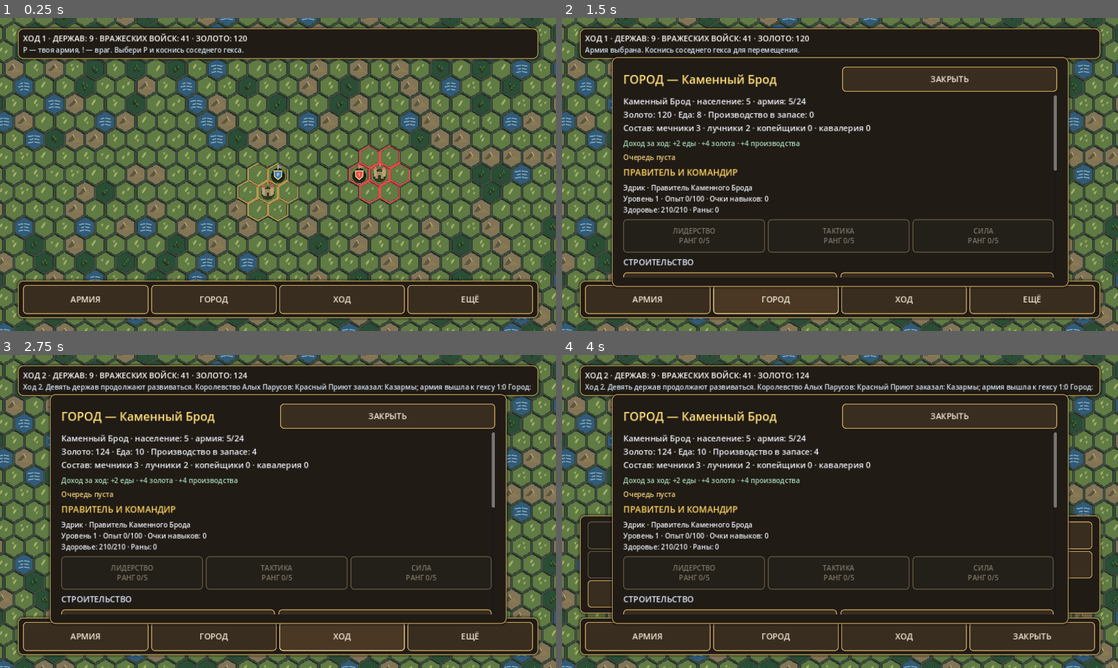
Above: before the commit, frames 1-4 (two rows, left to right).
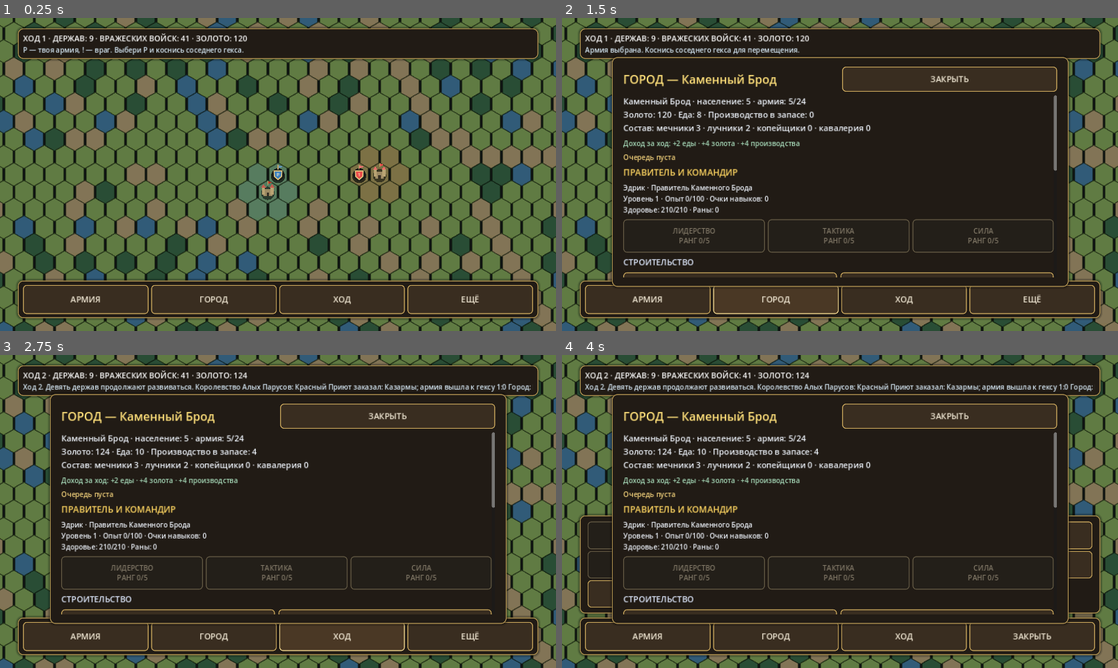
Above: after the commit, the same moments.

Repository: ilonadanelan1-code/-Project-Ember
Game: Godot game, scene res://scenes/strategy_map.tscn
Same seed, same stepped clock (60 frames per second), same inputs: the game is played once before the commit and once after it.
Inputs:
- Up to frame 1 (0.25 s): no input
- Up to frame 2 (1.5 s): click "АРМИЯ" at 0.5 s; click "ГОРОД" at 1.25 s
- Up to frame 3 (2.75 s): click "ХОД" at 2 s
- Up to frame 4 (4 s): click "ЕЩЁ" at 2.75 s; click "НОВАЯ КАМПАНИЯ" at 3.5 s

The runs differ from the first frame. In frame 1, 23% of the frame differs, in the area x 0-100%, y 0-100%; in frame 2, 5.7%; in frame 3, 5.7%; in frame 4, 4.8%.

Commit message:
Batch strategic hex rendering for mobile GPU performance

Diff:
--- /dev/null
+++ b/project_ember/scripts/hex_map_batch_renderer.gd
@@ -0,0 +1,108 @@
+extends Node2D
+class_name HexMapBatchRenderer
+
+## One batched MultiMesh draws every visible strategic hex.
+## No per-cell CanvasItem draw calls or scene nodes are created.
+
+const TEXTURE_WIDTH := 64
+const TEXTURE_HEIGHT := 72
+
+var _instance: MultiMeshInstance2D
+var _multimesh: MultiMesh
+var _hex_texture: ImageTexture
+var _quad: QuadMesh
+var _last_instance_count: int = 0
+var _last_zoom: float = -1.0
+
+
+func _ready() -> void:
+	z_index = -1
+	add_to_group("map_batch_renderer")
+	_quad = QuadMesh.new()
+	_quad.size = Vector2.ONE
+
+	_multimesh = MultiMesh.new()
+	_multimesh.transform_format = MultiMesh.TRANSFORM_2D
+	_multimesh.use_colors = true
+	_multimesh.mesh = _quad
+	_multimesh.instance_count = 0
+
+	_instance = MultiMeshInstance2D.new()
+	_instance.name = "BatchedHexes"
+	_instance.multimesh = _multimesh
+	_instance.texture = _make_hex_texture()
+	_instance.texture_filter = CanvasItem.TEXTURE_FILTER_LINEAR
+	add_child(_instance)
+
+
+func set_tiles(centers: PackedVector2Array, colors: PackedColorArray, tile_size: Vector2, zoom: float) -> void:
+	if not is_instance_valid(_multimesh) or not is_instance_valid(_instance):
+		return
+	var count := mini(centers.size(), colors.size())
+	if _multimesh.instance_count != count:
+		_multimesh.instance_count = count
+	_multimesh.visible_instance_count = count
+	_last_instance_count = count
+	var scaled_size := tile_size * zoom
+	for index in range(count):
+		var center := centers[index]
+		var transform := Transform2D(
+			Vector2(scaled_size.x, 0.0),
+			Vector2(0.0, scaled_size.y),
+			center
+		)
+		_multimesh.set_instance_transform_2d(index, transform)
+		_multimesh.set_instance_color(index, colors[index])
+	_last_zoom = zoom
+
+
+func get_tile_instance_count() -> int:
+	return _last_instance_count
+
+
+func get_batched_draw_count() -> int:
+	return 1 if _last_instance_count > 0 else 0
+
+
+func get_texture() -> Texture2D:
+	return _hex_texture
+
+
+func _make_hex_texture() -> ImageTexture:
+	var image := Image.create(TEXTURE_WIDTH, TEXTURE_HEIGHT, false, Image.FORMAT_RGBA8)
+	image.fill(Color(0.0, 0.0, 0.0, 0.0))
+	var polygon := PackedVector2Array([
+		Vector2(32.0, 2.0),
+		Vector2(59.0, 17.0),
+		Vector2(59.0, 55.0),
+		Vector2(32.0, 70.0),
+		Vector2(5.0, 55.0),
+		Vector2(5.0, 17.0),
+	])
+	var shadow_polygon := PackedVector2Array()
+	for point in polygon:
+		shadow_polygon.append(point + Vector2(0.0, 2.0))
+
+	for y in range(TEXTURE_HEIGHT):
+		for x in range(TEXTURE_WIDTH):
+			var point := Vector2(float(x) + 0.5, float(y) + 0.5)
+			var in_hex := Geometry2D.is_point_in_polygon(point, polygon)
+			var in_shadow := Geometry2D.is_point_in_polygon(point, shadow_polygon)
+			if not in_hex:
+				if in_shadow:
+					image.set_pixel(x, y, Color(0.28, 0.31, 0.28, 0.42))
+				continue
+			var edge_distance := 999.0
+			for edge_index in range(polygon.size()):
+				var a := polygon[edge_index]
+				var b := polygon[(edge_index + 1) % polygon.size()]
+				edge_distance = minf(edge_distance, Geometry2D.get_closest_point_to_segment(point, a, b).distance_to(point))
+			if edge_distance < 2.0:
+				image.set_pixel(x, y, Color(0.54, 0.58, 0.52, 1.0))
+			elif point.y < 13.0:
+				image.set_pixel(x, y, Color(1.0, 1.0, 0.96, 1.0))
+			else:
+				image.set_pixel(x, y, Color.WHITE)
+
+	_hex_texture = ImageTexture.create_from_image(image)
+	return _hex_texture
--- a/project_ember/scripts/perf_overlay.gd
+++ b/project_ember/scripts/perf_overlay.gd
@@ -19,7 +19,7 @@
 	panel.offset_left = UiMetrics.dp(4.0)
 	panel.offset_top = UiMetrics.dp(4.0)
 	panel.offset_right = UiMetrics.dp(365.0)
-	panel.offset_bottom = UiMetrics.dp(126.0)
+	panel.offset_bottom = UiMetrics.dp(150.0)
 	panel.mouse_filter = Control.MOUSE_FILTER_IGNORE
 	panel.theme = UiThemeScript.create_theme(GameSettings.ui_scale)
 	root.add_child(panel)
@@ -49,8 +49,18 @@
 	var video_memory := RenderingServer.get_rendering_info(RenderingServer.RENDERING_INFO_VIDEO_MEM_USED)
 	var static_memory := Performance.get_monitor(Performance.MEMORY_STATIC)
 	var node_count := int(Performance.get_monitor(Performance.OBJECT_NODE_COUNT))
-	_label.text = "FPS: %d · Draw calls: %d\nОбъекты: %d · Примитивы: %d\nУзлы: %d · RAM: %s · GPU: %s" % [
-		fps, draw_calls, objects, primitives, node_count,
+	var process_ms := float(Performance.get_monitor(Performance.TIME_PROCESS)) * 1000.0
+	var map_stats := "Карта: —"
+	for map_renderer in get_tree().get_nodes_in_group("map_batch_renderer"):
+		if is_instance_valid(map_renderer) and map_renderer.has_method("get_tile_instance_count"):
+			map_stats = "Гексы на экране: %d · Батчей рельефа: %d" % [
+				int(map_renderer.call("get_tile_instance_count")),
+				int(map_renderer.call("get_batched_draw_count")),
+			]
+			break
+	_label.text = "FPS: %d · CPU: %.1f ms · Draw calls: %d\\nОбъекты: %d · Примитивы: %d\\nУзлы: %d · RAM: %s · GPU: %s\\n%s" % [
+		fps, process_ms, draw_calls, objects, primitives, node_count,
 		"—" if static_memory <= 0.0 else "%.1f MB" % (float(static_memory) / 1048576.0),
-		"—" if video_memory <= 0 else "%.1f MB" % (float(video_memory) / 1048576.0),
+		"—" if video_memory <= 0 else "%.1f MB" % (video_memory / 1048576.0),
+		map_stats,
 	]
--- a/project_ember/scripts/strategy_map.gd
+++ b/project_ember/scripts/strategy_map.gd
@@ -10,13 +10,14 @@
 const ToastManagerScript = preload("res://scripts/toast_manager.gd")
 const ConfirmDialogScript = preload("res://scripts/confirm_dialog.gd")
 const WorldGeneratorScript = preload("res://scripts/world_generator.gd")
+const HexMapBatchRendererScript = preload("res://scripts/hex_map_batch_renderer.gd")
 
 ## First playable strategic-map slice: a compact axial-hex map, one player army,
 ## one neutral enemy army, turn-based movement and transition to tactical combat.
 
 const MAP_RADIUS := WorldGeneratorScript.WORLD_RADIUS
 const HEX_SIZE := 30.0
-const MAP_ZOOM_MIN := 0.42
+const MAP_ZOOM_MIN := 0.075
 const MAP_ZOOM_MAX := 1.25
 const PLAYER_TEAM_COLOR := Palette.PLAYER_TEAM
 const ENEMY_TEAM_COLOR := Palette.ENEMY_TEAM
@@ -31,6 +32,8 @@
 ]
 
 var _cells: Array[Vector2i] = []
+var _terrain_renderer: HexMapBatchRenderer
+var _owner_lookup: Dictionary = {}
 var _camera_center_world: Vector2 = Vector2.ZERO
 var _map_zoom: float = 0.9
 var _map_mouse_pan: bool = false
@@ -74,6 +77,9 @@
 		CampaignState.new_campaign()
 	_build_map()
 	_camera_center_world = _hex_world_position(CampaignState.player_cell)
+	_terrain_renderer = HexMapBatchRendererScript.new()
+	_terrain_renderer.name = "BatchedWorldTerrain"
+	add_child(_terrain_renderer)
 	_create_ui()
 	add_child(PerfOverlayScript.new())
 	if CampaignState.last_battle_report_pending:
@@ -86,14 +92,26 @@
 
 func _draw() -> void:
 	_cells = _get_visible_map_cells()
-	for cell in _cells:
-		_draw_hex_tile(cell)
-		var owner_id := CampaignState.get_world_owner_at(cell)
+	_refresh_owner_lookup()
+	var centers := PackedVector2Array()
+	var colors := PackedColorArray()
+	centers.resize(_cells.size())
+	colors.resize(_cells.size())
+	for index in range(_cells.size()):
+		var cell: Vector2i = _cells[index]
+		centers[index] = _hex_center(cell)
+		var tint := _terrain_color(CampaignState.get_world_terrain(cell))
+		var owner_id := int(_owner_lookup.get(cell, -1))
 		if owner_id == -2:
-			draw_polyline(_closed_polygon(_hex_points(_hex_center(cell))), Palette.MAP_CLAIM_BORDER, maxf(1.0, 2.0 * _map_zoom), true)
+			tint = tint.lerp(PLAYER_TEAM_COLOR, 0.22)
 		elif owner_id >= 0:
-			draw_polyline(_closed_polygon(_hex_points(_hex_center(cell))), _kingdom_color(owner_id), maxf(1.0, 2.0 * _map_zoom), true)
-
+			tint = tint.lerp(_kingdom_color(owner_id), 0.20)
+		colors[index] = tint
+	if is_instance_valid(_terrain_renderer):
+		_terrain_renderer.set_tiles(centers, colors, Vector2(56.0, 64.0), _map_zoom)
+
+	# Only strategic entities use individual drawing commands. The thousands of
+	# terrain hexes above are submitted by one MultiMesh draw batch.
 	for city_data in CampaignState.cities:
 		var cell := WorldGeneratorScript.array_to_cell(city_data.get("cell", []))
 		var center := _hex_center(cell)
@@ -130,6 +148,24 @@
 			if _is_traversable(neighbor) and CampaignState.get_kingdom_index_at_army(neighbor) < 0:
 				draw_colored_polygon(_hex_points(_hex_center(neighbor)), Palette.MAP_MOVE_FILL)
 				draw_polyline(_closed_polygon(_hex_points(_hex_center(neighbor))), Palette.MAP_MOVE_BORDER, maxf(1.0, 2.3 * _map_zoom), true)
+
+
+func _refresh_owner_lookup() -> void:
+	_owner_lookup.clear()
+	var claim_offsets: Array[Vector2i] = [Vector2i.ZERO]
+	claim_offsets.append_array(NEIGHBOR_OFFSETS)
+	for city_data in CampaignState.cities:
+		var capital_cell := WorldGeneratorScript.array_to_cell(city_data.get("cell", []))
+		for offset in claim_offsets:
+			_owner_lookup[capital_cell + offset] = -2
+	for kingdom_index in range(CampaignState.kingdoms.size()):
+		var kingdom: Dictionary = CampaignState.kingdoms[kingdom_index]
+		for city_data in kingdom.get("cities", []):
+			var city_cell := WorldGeneratorScript.array_to_cell(city_data.get("cell", []))
+			for offset in claim_offsets:
+				var claimed_cell := city_cell + offset
+				if not _owner_lookup.has(claimed_cell):
+					_owner_lookup[claimed_cell] = kingdom_index
 
 
 func _get_visible_map_cells() -> Array[Vector2i]:
@@ -185,78 +221,10 @@
 	return Color.from_hsv(float(posmod(index, WorldGeneratorScript.KINGDOM_COUNT)) / float(WorldGeneratorScript.KINGDOM_COUNT), 0.68, 0.92, 1.0)
 
 
-func _draw_hex_tile(cell: Vector2i) -> void:
-	var center := _hex_center(cell)
-	var kind := CampaignState.get_world_terrain(cell)
-	var points := _hex_points(center)
-	var shadow := PackedVector2Array()
-	var inner := PackedVector2Array()
-	for point in points:
-		shadow.append(point + Vector2(0.0, 4.0 * _map_zoom))
-		inner.append(center + (point - center) * 0.91)
-	draw_colored_polygon(shadow, Palette.MAP_HEX_SHADOW)
-	draw_colored_polygon(points, Palette.MAP_HEX_BASE)
-	draw_colored_polygon(inner, _terrain_color(kind))
-	draw_polyline(_closed_polygon(points), Palette.MAP_HEX_OUTLINE, maxf(0.7, 1.4 * _map_zoom), true)
-	# On a continent-wide view, skip tiny decorative strokes and keep the terrain silhouette.
-	if _map_zoom < 0.58:
-		return
-	match kind:
-		"forest":
-			for index in range(3):
-				var offset := Vector2(float(posmod(cell.x * 13 + cell.y * 7 + index * 11, 17) - 8), float(posmod(cell.x * 5 - cell.y * 9 + index * 7, 15) - 7))
-				_draw_map_tree(center + offset * (0.72 * _map_zoom), (0.72 + float(index % 2) * 0.12) * _map_zoom)
-		"hills":
-			_draw_map_hills(center, cell)
-		"water":
-			_draw_map_water(center, cell)
-		_:
-			_draw_map_grass(center, cell)
-
-
-func _draw_map_grass(center: Vector2, cell: Vector2i) -> void:
-	for index in range(4):
-		var seed_value := cell.x * 37 + cell.y * 61 + index * 19
-		var offset := Vector2(float(posmod(seed_value, 17) - 8), float(posmod(seed_value * 3, 15) - 7))
-		var origin := center + offset * _map_zoom
-		draw_line(origin, origin + Vector2(-2.0, -4.0) * _map_zoom, Palette.MAP_GRASS_STROKE, maxf(0.7, 1.3 * _map_zoom), true)
-		draw_line(origin, origin + Vector2(2.0, -5.0) * _map_zoom, Palette.MAP_GRASS_STROKE_LIGHT, maxf(0.7, 1.2 * _map_zoom), true)
-
-
-func _draw_map_tree(position: Vector2, scale: float) -> void:
-	draw_line(position + Vector2(0.0, 2.0 * _map_zoom), position + Vector2(0.0, 9.0 * _map_zoom) * scale, Palette.MAP_TREE_TRUNK, maxf(0.8, 2.2 * _map_zoom), true)
-	var crown := PackedVector2Array([
-		position + Vector2(0.0, -13.0 * _map_zoom) * scale,
-		position + Vector2(-8.5 * _map_zoom, 3.0 * _map_zoom) * scale,
-		position + Vector2(8.5 * _map_zoom, 3.0 * _map_zoom) * scale,
-	])
-	draw_colored_polygon(crown, Palette.MAP_TREE_CROWN)
-	var crown_light := PackedVector2Array([
-		position + Vector2(0.0, -12.0 * _map_zoom) * scale,
-		position + Vector2(-1.0 * _map_zoom, 1.0 * _map_zoom) * scale,
-		position + Vector2(7.0 * _map_zoom, 1.0 * _map_zoom) * scale,
-	])
-	draw_colored_polygon(crown_light, Palette.MAP_TREE_CROWN_LIGHT)
-
-
-func _draw_map_hills(center: Vector2, cell: Vector2i) -> void:
-	var shift := (float(posmod(cell.x * 5 + cell.y * 7, 7)) - 3.0) * _map_zoom
-	var hill_back := PackedVector2Array([center + Vector2(-18.0 * _map_zoom, 6.0 * _map_zoom), center + Vector2(-3.0 * _map_zoom + shift, -12.0 * _map_zoom), center + Vector2(12.0 * _map_zoom, 6.0 * _map_zoom)])
-	var hill_front := PackedVector2Array([center + Vector2(-10.0 * _map_zoom, 8.0 * _map_zoom), center + Vector2(5.0 * _map_zoom, -6.0 * _map_zoom), center + Vector2(19.0 * _map_zoom, 8.0 * _map_zoom)])
-	draw_colored_polygon(hill_back, Palette.MAP_HILL_BACK)
-	draw_colored_polygon(hill_front, Palette.MAP_HILL_FRONT)
-	draw_line(center + Vector2(-3.0 * _map_zoom + shift, -12.0 * _map_zoom), center + Vector2(2.0 * _map_zoom + shift, -3.0 * _map_zoom), Palette.MAP_HILL_EDGE, maxf(0.7, 1.5 * _map_zoom), true)
-
-
-func _draw_map_water(center: Vector2, cell: Vector2i) -> void:
-	for index in range(3):
-		var y := float(index * 8 - 7) * _map_zoom
-		var offset := (float(posmod(cell.x * 9 + cell.y * 13 + index * 5, 9)) - 4.0) * _map_zoom
-		draw_line(center + Vector2(-13.0 * _map_zoom + offset, y), center + Vector2(-3.0 * _map_zoom, y - 2.0 * _map_zoom), Palette.MAP_WATER_RIPPLE, maxf(0.7, 1.6 * _map_zoom), true)
-		draw_line(center + Vector2(1.0 * _map_zoom, y - 2.0 * _map_zoom), center + Vector2(13.0 * _map_zoom - offset * 0.4, y), Palette.MAP_WATER_RIPPLE_LIGHT, maxf(0.7, 1.4 * _map_zoom), true)
-
-
 func _draw_city_marker(center: Vector2, banner_color: Color = Palette.MAP_CITY_FLAG) -> void:
+	if _map_zoom < 0.28:
+		draw_circle(center, maxf(2.5, 9.0 * _map_zoom), banner_color)
+		return
 	draw_circle(center + Vector2(0.0, 3.0 * _map_zoom), 17.0 * _map_zoom, Palette.MAP_OBJECT_SHADOW)
 	draw_rect(Rect2(center + Vector2(-11.0, -7.0) * _map_zoom, Vector2(22.0, 17.0) * _map_zoom), Palette.MAP_CITY_WALL)
 	draw_rect(Rect2(center + Vector2(-15.0, -12.0) * _map_zoom, Vector2(8.0, 18.0) * _map_zoom), Palette.MAP_CITY_TOWER)
@@ -270,6 +238,10 @@
 
 func _draw_army_marker(cell: Vector2i, marker_color: Color, letter: String) -> void:
 	var center := _hex_center(cell)
+	if _map_zoom < 0.22:
+		draw_circle(center, maxf(3.0, 10.0 * _map_zoom), marker_color)
+		draw_string(ThemeDB.fallback_font, center + Vector2(-3.0, 3.0) * _map_zoom, letter, HORIZONTAL_ALIGNMENT_LEFT, -1.0, 8, Palette.MAP_ARMY_TEXT)
+		return
 	draw_circle(center + Vector2(0.0, 4.0 * _map_zoom), 18.0 * _map_zoom, Palette.MAP_ARMY_SHADOW)
 	draw_circle(center, 16.0 * _map_zoom, Palette.MAP_ARMY_BASE)
 	var shield := PackedVector2Array([
--- /dev/null
+++ b/project_ember/tests/map_batch_renderer_smoke_test.gd
@@ -0,0 +1,58 @@
+extends SceneTree
+
+const RendererScript = preload("res://scripts/hex_map_batch_renderer.gd")
+
+var _failures := 0
+
+
+func _initialize() -> void:
+	call_deferred("_run")
+
+
+func _check(condition: bool, description: String) -> void:
+	if condition:
+		print("PASS: " + description)
+	else:
+		_failures += 1
+		push_error("TEST FAILED: " + description)
+
+
+func _run() -> void:
+	var renderer := RendererScript.new()
+	root.add_child(renderer)
+	await process_frame
+
+	_check(renderer.get_texture() is ImageTexture, "hex texture is generated once at runtime")
+	_check(renderer.get_batched_draw_count() == 0, "empty viewport submits no terrain draw batch")
+
+	var centers := PackedVector2Array()
+	var colors := PackedColorArray()
+	for index in range(1024):
+		var column := index % 32
+		var row := int(index / 32)
+		centers.append(Vector2(float(column) * 52.0, float(row) * 45.0))
+		colors.append(Color(0.35 + float(index % 3) * 0.1, 0.55, 0.35, 1.0))
+	renderer.set_tiles(centers, colors, Vector2(56.0, 64.0), 0.9)
+
+	_check(renderer.get_tile_instance_count() == 1024, "1024 visible hexes use 1024 instances")
+	_check(renderer.get_batched_draw_count() == 1, "all visible hexes share one terrain draw batch")
+	_check(renderer.get_texture().get_width() == 64 and renderer.get_texture().get_height() == 72, "batched hex texture has the expected compact dimensions")
+
+	var small_centers := PackedVector2Array([Vector2(100.0, 100.0), Vector2(160.0, 100.0)])
+	var small_colors := PackedColorArray([Color.WHITE, Color(0.2, 0.4, 0.8, 1.0)])
+	renderer.set_tiles(small_centers, small_colors, Vector2(56.0, 64.0), 0.5)
+	_check(renderer.get_tile_instance_count() == 2, "renderer correctly resizes to a smaller visible region")
+	_check(renderer.get_batched_draw_count() == 1, "smaller view remains one batch")
+
+	renderer.set_tiles(PackedVector2Array(), PackedColorArray(), Vector2(56.0, 64.0), 0.5)
+	_check(renderer.get_tile_instance_count() == 0, "renderer releases visible instances when no cells are visible")
+	_check(renderer.get_batched_draw_count() == 0, "empty region submits no terrain draw batch")
+
+	renderer.queue_free()
+	await process_frame
+	if _failures > 0:
+		printerr("Map batch renderer tests failed: %d" % _failures)
+		quit(1)
+	else:
+		print("All map batch renderer tests passed.")
+		quit(0)
Not shown, changed: project_ember/VERSION.txt
Not shown, changed: project_ember/ANDROID_START.md
Not shown, changed: project_ember/CHANGELOG.md
Not shown, changed: project_ember/TASKS.md
